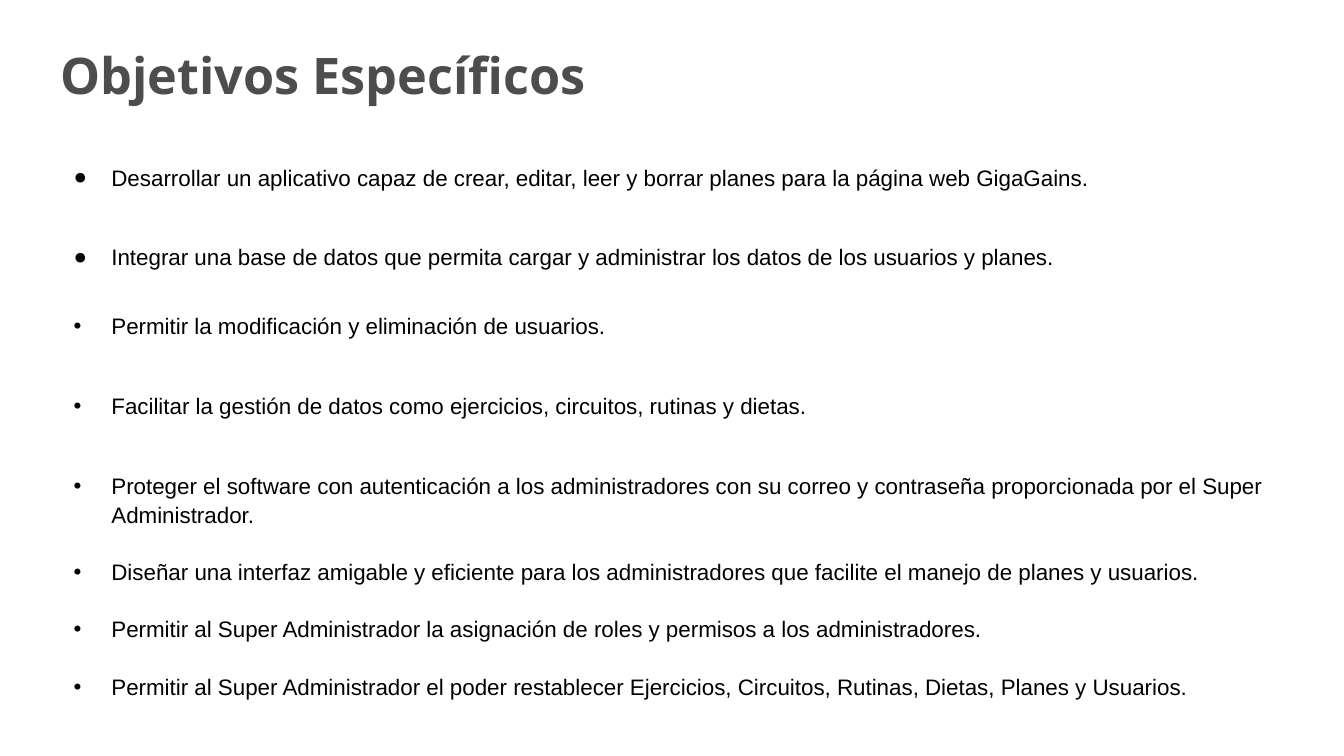
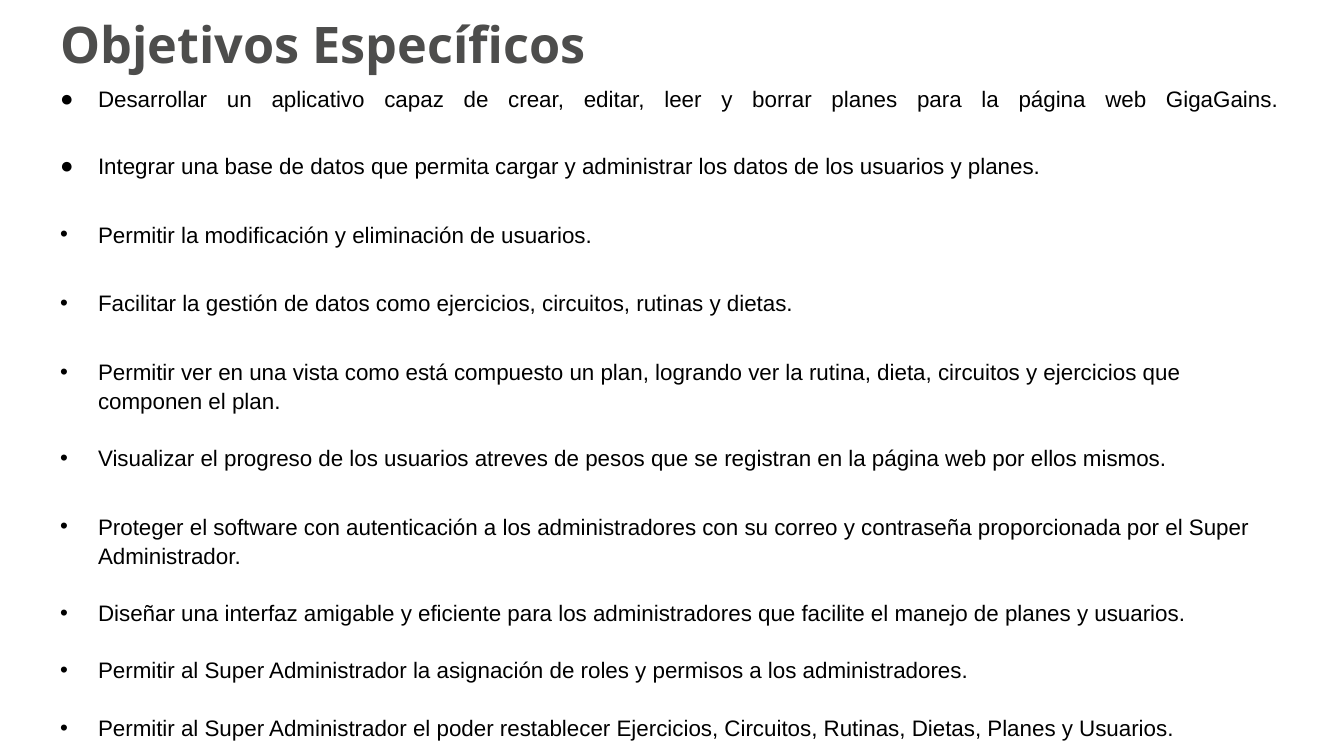
Before and after one commit to DavidPulidoSarmiento/PROYECTO, a slide deck: slide 6 of Proyecto/Presentacion.pptx. Drawn at 1344x756 pixels with LibreOffice and Linux fonts; fonts in the diff are those of the drawing. Boxes give left, top, right and bottom in pixels: in the first picture for what was removed or moved away, otherwise in the second. Text is boxed around its words. In the diff, an @@ line names an element or a change of style, - is before the commit and + after.

```diff
--- a/Proyecto/Presentacion.pptx
+++ b/Proyecto/Presentacion.pptx
@@ text "Objetivos Específicos" moved from (x1=60, y1=55, x2=586, y2=106) to (x1=60, y1=24, x2=586, y2=75) @@
@@ text "Desarrollar un aplicativo capaz de ..." moved from (x1=111, y1=169, x2=1262, y2=700) to (x1=98, y1=90, x2=1278, y2=741) @@
@@ text at (x1=98, y1=363, x2=1180, y2=471): paragraphs added @@
+• Permitir ver en una vista como está compuesto un plan, logrando ver la rutina, dieta, circuitos y ejercicios que componen el plan.
+• Visualizar el progreso de los usuarios atreves de pesos que se registran en la página web por ellos mismos.
```
Also in this commit, not shown: 3 other slides changed, 3 other files.
